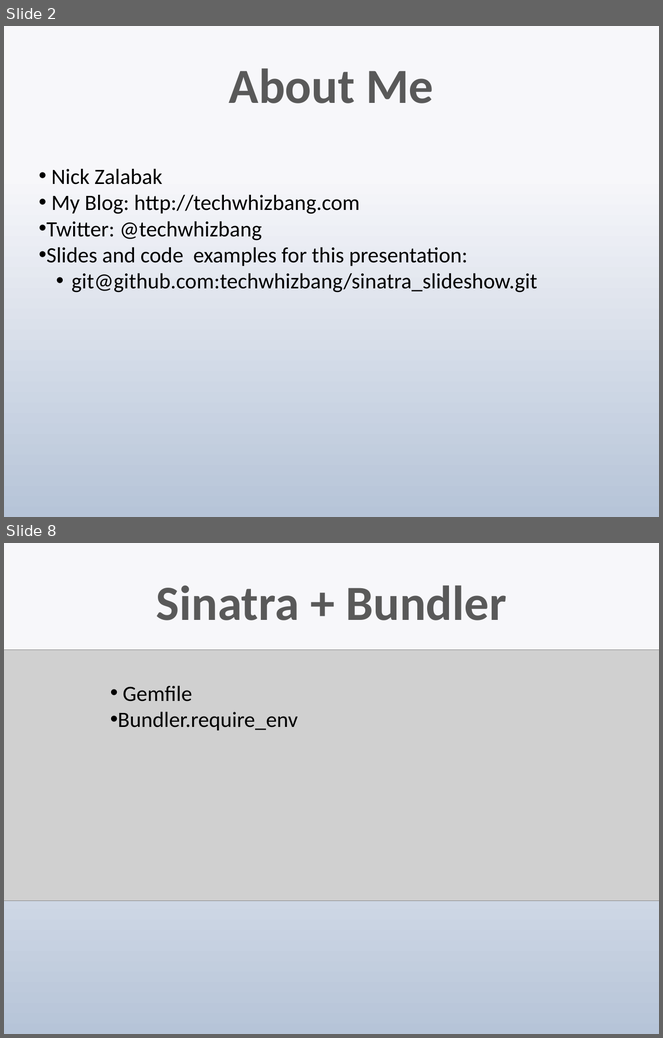
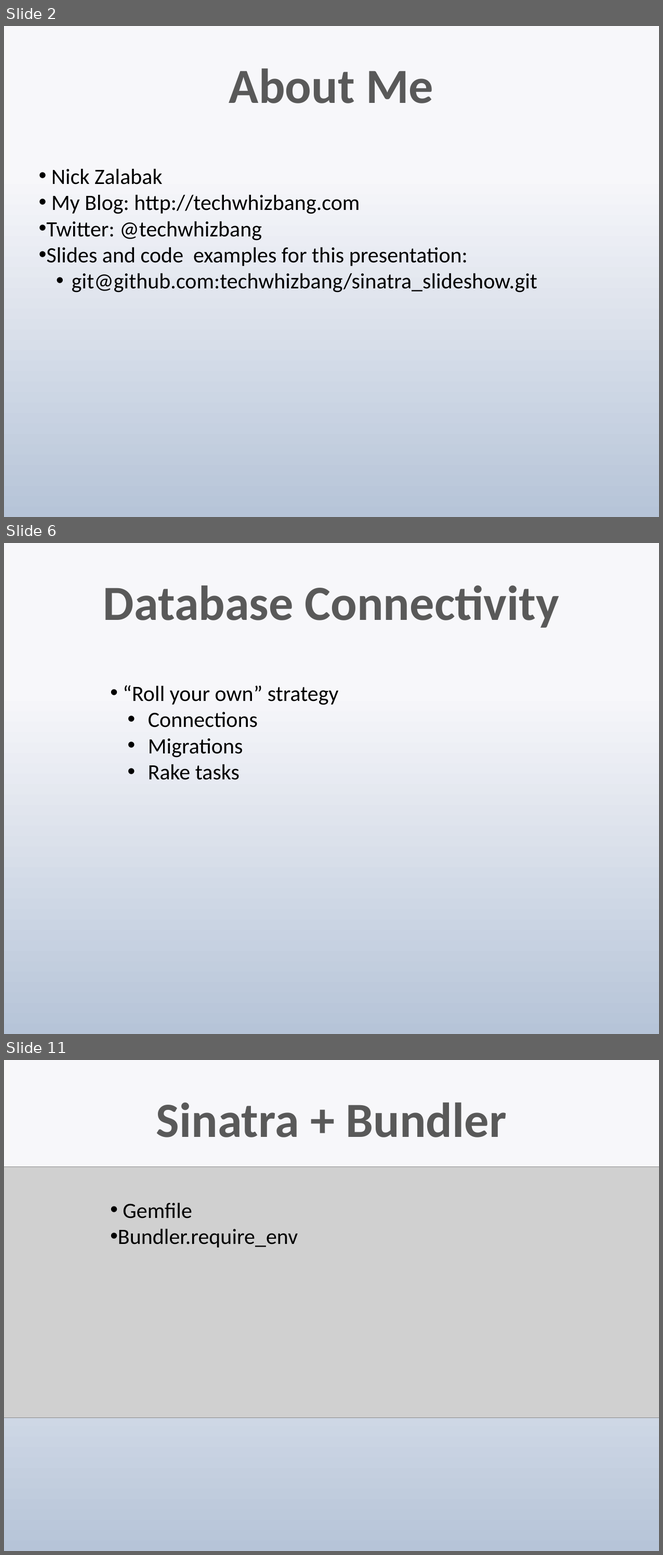
Before and after one commit to techwhizbang/sinatra_slideshow, a slide deck: sinatra.pptx. Shown one above the other, each under a label of ours: slides 2 and 8 before the commit, slides 2, 6 and 11 after it; the slides between them are not shown. The pictures are 663x1038 and 663x1555 pixels, drawn with LibreOffice and Linux fonts; fonts in the diff are those of the drawing; grey boxes stand for pictures. Boxes give left, top, right and bottom in pixels: in the first picture for what was removed or moved away, otherwise in the second. Text is boxed around its words. In the diff, an @@ line names an element or a change of style, - is before the commit and + after.

```diff
--- a/sinatra.pptx
+++ b/sinatra.pptx
@@ slide 6 added at <box>4,543,659,1034</box>, background gradient #F7F9FB to #B7C6D9 @@
@@ title added at <box>103,585,559,628</box>, 54 pt, text gradient #595959 to #262626, bold @@
+Database Connectivity
@@ text added at <box>123,685,339,780</box>, 24 pt, text #000000 @@
+• “Roll your own” strategy
+  • Connections
+  • Migrations
+  • Rake tasks
@@ what was slide 8 is now slide 11 @@
```
Also in this commit, not shown: 5 slides changed, 5 other slides added, 2 slides removed.
